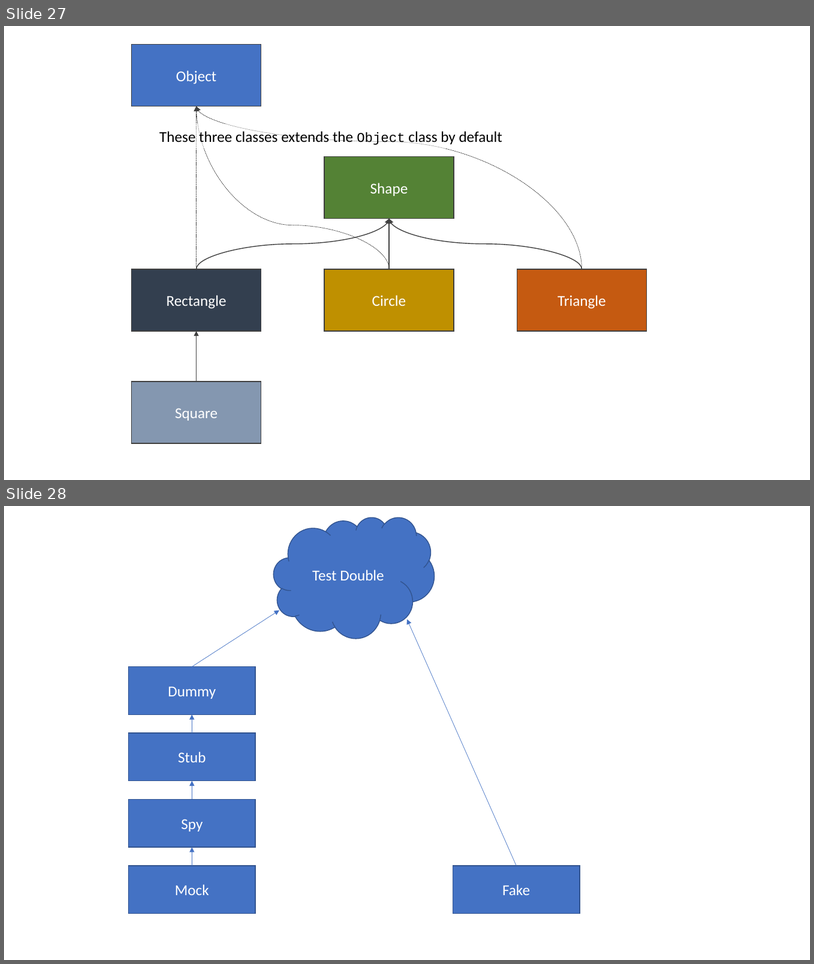
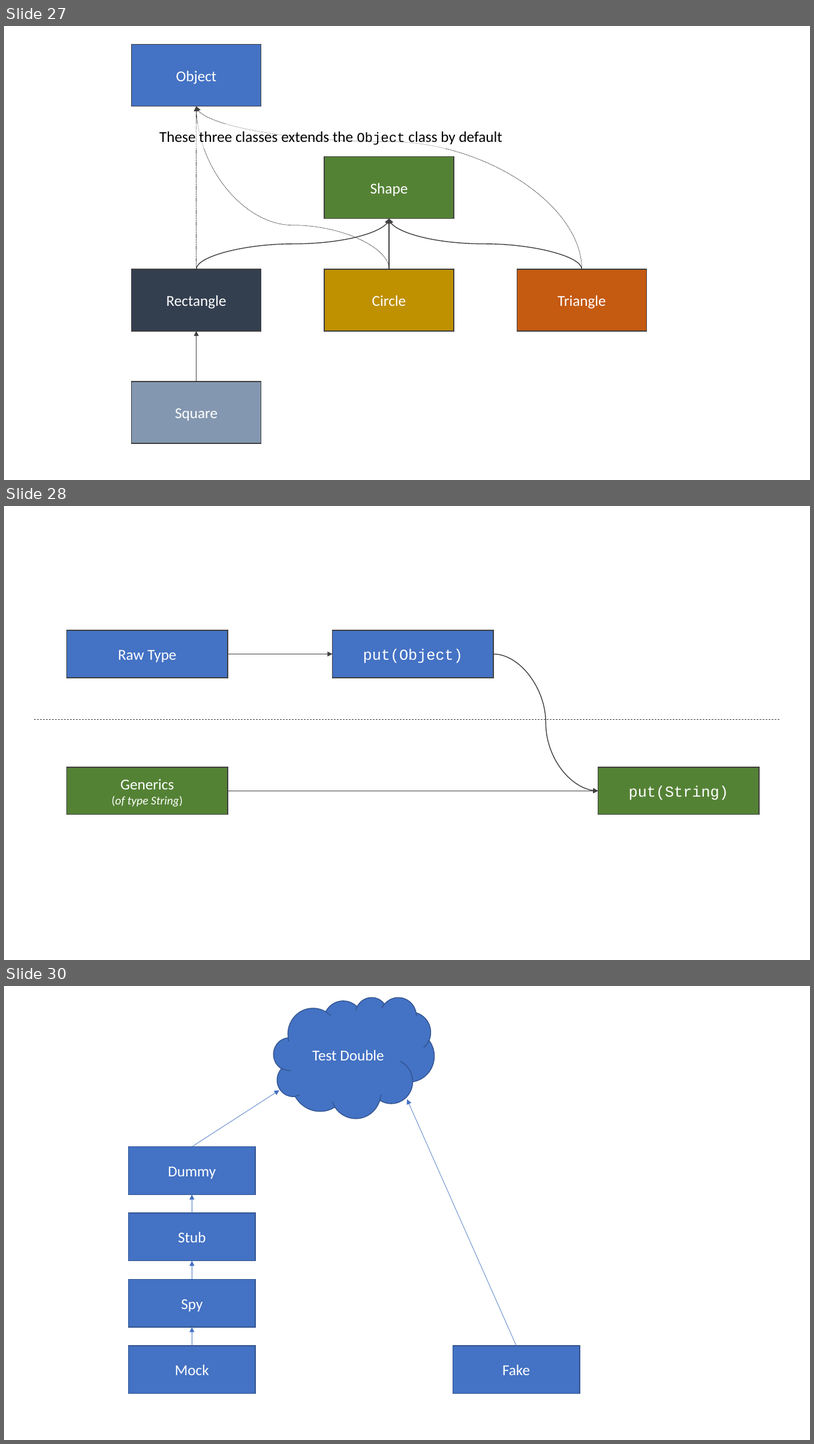
Before and after one commit to albertattard/java-boot-camp, a slide deck: assets/images/Images.pptx. Shown one above the other, each under a label of ours: slides 27 and 28 before the commit, slides 27, 28 and 30 after it; the slides between them are not shown. The pictures are 814x964 and 814x1444 pixels, drawn with LibreOffice and Linux fonts; fonts in the diff are those of the drawing. Boxes give left, top, right and bottom in pixels: in the first picture for what was removed or moved away, otherwise in the second. Text is boxed around its words. In the diff, an @@ line names an element or a change of style, - is before the commit and + after.

```diff
--- a/assets/images/Images.pptx
+++ b/assets/images/Images.pptx
@@ slide 28 added at [4,506,810,960], background #FFFFFF @@
@@ rectangle added at [67,630,228,677], fill #4472C4, outline #404040 1 pt, 18 pt, text #FFFFFF @@
+Raw Type
@@ rectangle added at [332,630,494,677], fill #4472C4, outline #404040 1 pt, 18 pt, text #FFFFFF @@
+put(Object)
@@ arrow added from (228, 654) to (332, 654), #404040 1 pt @@
@@ curved arrow added from (494, 654) to (599, 791), #404040 1 pt @@
@@ line added from (34, 719) to (782, 719), #404040 0.5 pt dashed @@
@@ rectangle added at [67,768,228,814], fill #548235, outline #404040 1 pt, 14 pt, text #FFFFFF, italic @@
+Generics
+(of type String)
@@ rectangle added at [599,768,759,814], fill #548235, outline #404040 1 pt, 18 pt, text #FFFFFF @@
+put(String)
@@ arrow added from (228, 791) to (599, 791), #404040 1 pt @@
@@ what was slide 28 is now slide 30 @@
```
Also in this commit, not shown: 1 other slide added, 5 other files.
